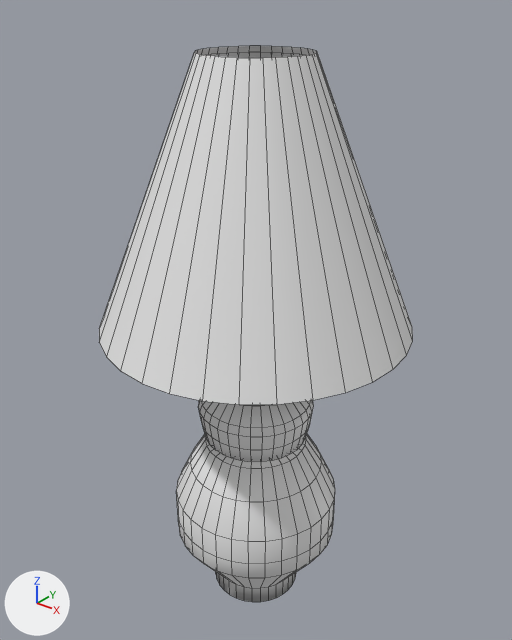
What one commit did to the FBX model working/subahu/FBX/Lamp.fbx.
Before and after are seen from a 50 mm lens placed at (1.49, -1.87, 2.42), pointed at (-0.03, 0.04, 1.23). The axes (+X, +Y, +Z) are drawn at lower left. The lights are the same throughout. Mesh edges are drawn as thin lines. Where no turn or scale is listed for an object, it has been applied to the vertices.

In view in the first picture: 'LampBase', 'LampShade', 'LampShadeInside'.
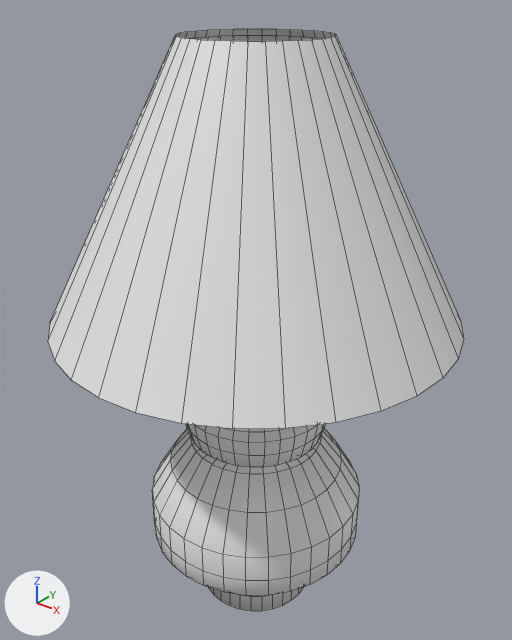
Where the newer file only moved an object's origin or applied its transform, the numbers keep the older frame.

Location of each change, (x1, y1, x2, y2) in pixels of the pictures (512 x 640 px):
'LampShade', mesh rescaled (32% wider, 11% taller)
    before: (99, 46, 413, 405)
    after: (48, 29, 464, 429)
'LampBase', reshaped, moved, turned, rescaled
    before: (176, 400, 335, 602)
    after: (152, 424, 360, 611)
'LampShadeInside', mesh rescaled
    before: (208, 52, 304, 58)
    after: (192, 36, 320, 41)

The change, as a list of edits to the scene's bpy script:
```text
Change me_circle_005:
    where me_circle_005.from_pydata(...)  # 64 vertices, 32 faces; spans x -0.566..0.566, y -0.566..0.566, z 0.081..1.011
    used by ob_lampshadeinside; location = (0.0, 0.0, 1.171)
    me_circle_005 part 1: the whole mesh is scaled about its middle by (1.3, 1.3, 1.02), then moved by (0.0, 0.0, 0.04)
Change me_cylinder_003:
    where me_cylinder_003.from_pydata(...)  # 480 vertices, 437 faces; spans x -7.9..54.5, y -17.0..17.0, z -1.0..1.0
    used by ob_lampbase; location = (0.0, 0.0, 1.347); rotation_euler = (3.142, 1.571, 0.0), in degrees (180, 90, 0); scale = (0.0246, 0.0196, 0.521)
    me_cylinder_003 part 3: the whole mesh is multiplied about the mesh origin by the matrix ((0.0, 0.0, 0.676), (0.0, 0.025, 0.0), (-0.025, 0.0, 0.0))
Change me_circle_004:
    where me_circle_004.from_pydata(...)  # 64 vertices, 32 faces; spans x -0.578..0.578, y -0.578..0.578, z 0.083..1.031
    used by ob_lampshade; location = (0.0, 0.0, 1.171)
    me_circle_004 part 2: the whole mesh is scaled about its middle by (1.3, 1.3, 1.02), then moved by (0.0, 0.0, 0.04)
Change ob_lampbase:
    ob_lampbase.scale: (0.0246, 0.0196, 0.521) -> (1.0, 1.0, 1.0)
    ob_lampbase.location: (0.0, 0.0, 1.347) -> (0.0, 0.0, 1.38)
    ob_lampbase.rotation_euler: (3.142, 1.571, 0.0) -> (0.0, 0.0, -3.142)  # degrees (180, 90, 0) -> degrees (0, 0, -180)
```
